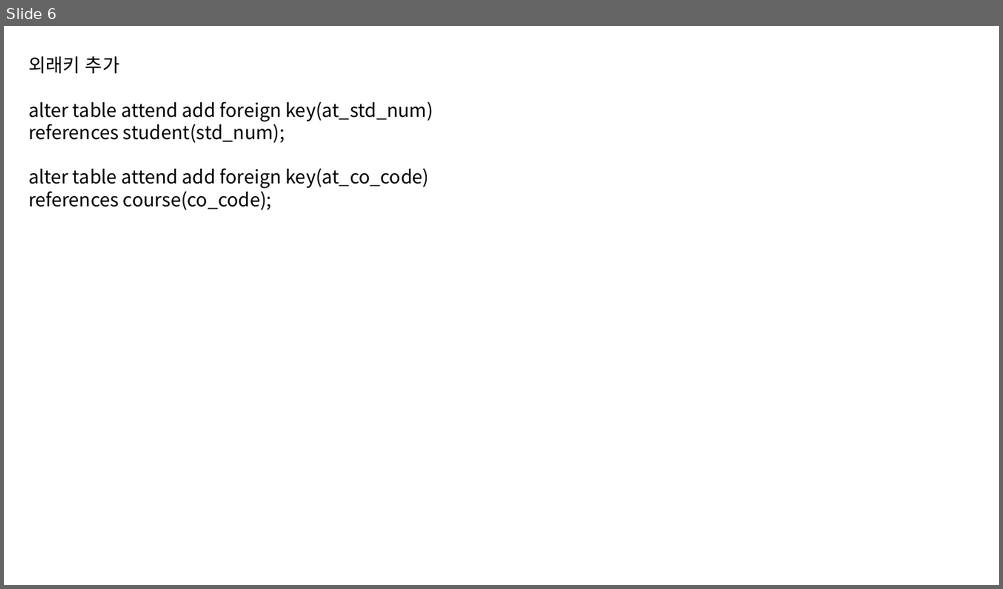
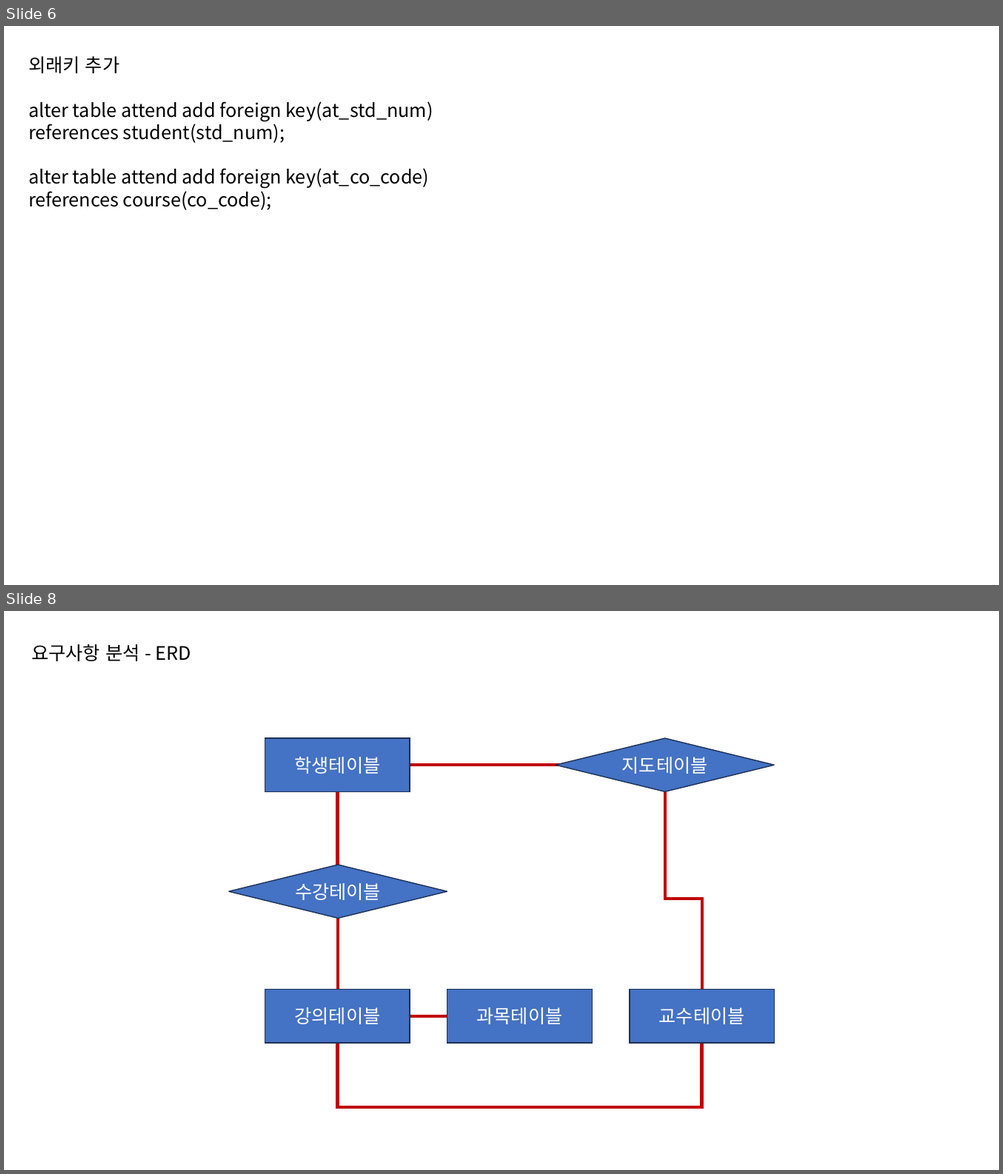
Before and after one commit to csk3830/mysql, a slide deck: ERD.pptx. Shown one above the other, each under a label of ours: slide 6 before the commit, slides 6 and 8 after it; the slides between them are not shown. The pictures are 1003x589 and 1003x1174 pixels, drawn with LibreOffice and Linux fonts; fonts in the diff are those of the drawing. Boxes give left, top, right and bottom in pixels: in the first picture for what was removed or moved away, otherwise in the second. Text is boxed around its words. In the diff, an @@ line names an element or a change of style, - is before the commit and + after.

```diff
--- a/ERD.pptx
+++ b/ERD.pptx
@@ slide 8 added at (4,611,999,1170), background #FFFFFF @@
@@ text added at (31,644,191,661), 18 pt, text #000000 @@
+요구사항 분석 - ERD
@@ rectangle added at (265,738,410,792), fill #4472C4, outline #1E3256 1 pt, 18 pt, text #FFFFFF @@
+학생테이블
@@ diamond added at (555,738,774,792), fill #4472C4, outline #1E3256 1 pt, 18 pt, text #FFFFFF @@
+지도테이블
@@ line added from (410, 766) to (585, 766), #C00000 3 pt @@
@@ line added from (338, 792) to (338, 891), #C00000 3 pt @@
@@ elbow arrow added from (665, 792) to (703, 1005), #C00000 3 pt @@
@@ diamond added at (228,865,447,918), fill #4472C4, outline #1E3256 1 pt, 18 pt, text #FFFFFF @@
+수강테이블
@@ line added from (338, 918) to (338, 1005), #C00000 3 pt @@
@@ rectangle added at (265,990,410,1044), fill #4472C4, outline #1E3256 1 pt, 18 pt, text #FFFFFF @@
+강의테이블
@@ rectangle added at (447,990,592,1044), fill #4472C4, outline #1E3256 1 pt, 18 pt, text #FFFFFF @@
+과목테이블
@@ rectangle added at (629,990,774,1044), fill #4472C4, outline #1E3256 1 pt, 18 pt, text #FFFFFF @@
+교수테이블
@@ elbow line added from (338, 1043) to (703, 1031), #C00000 3 pt @@
@@ line added from (410, 1016) to (479, 1016), #C00000 3 pt @@
```
Also in this commit, not shown: 2 other slides added, 2 other files.
